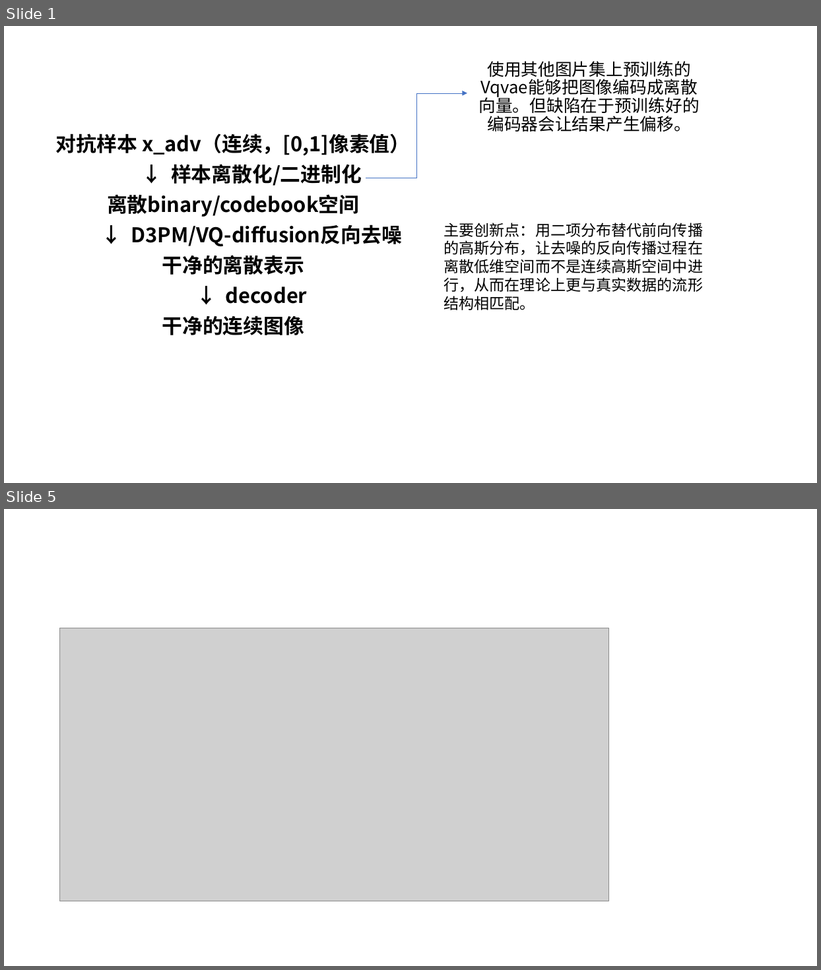
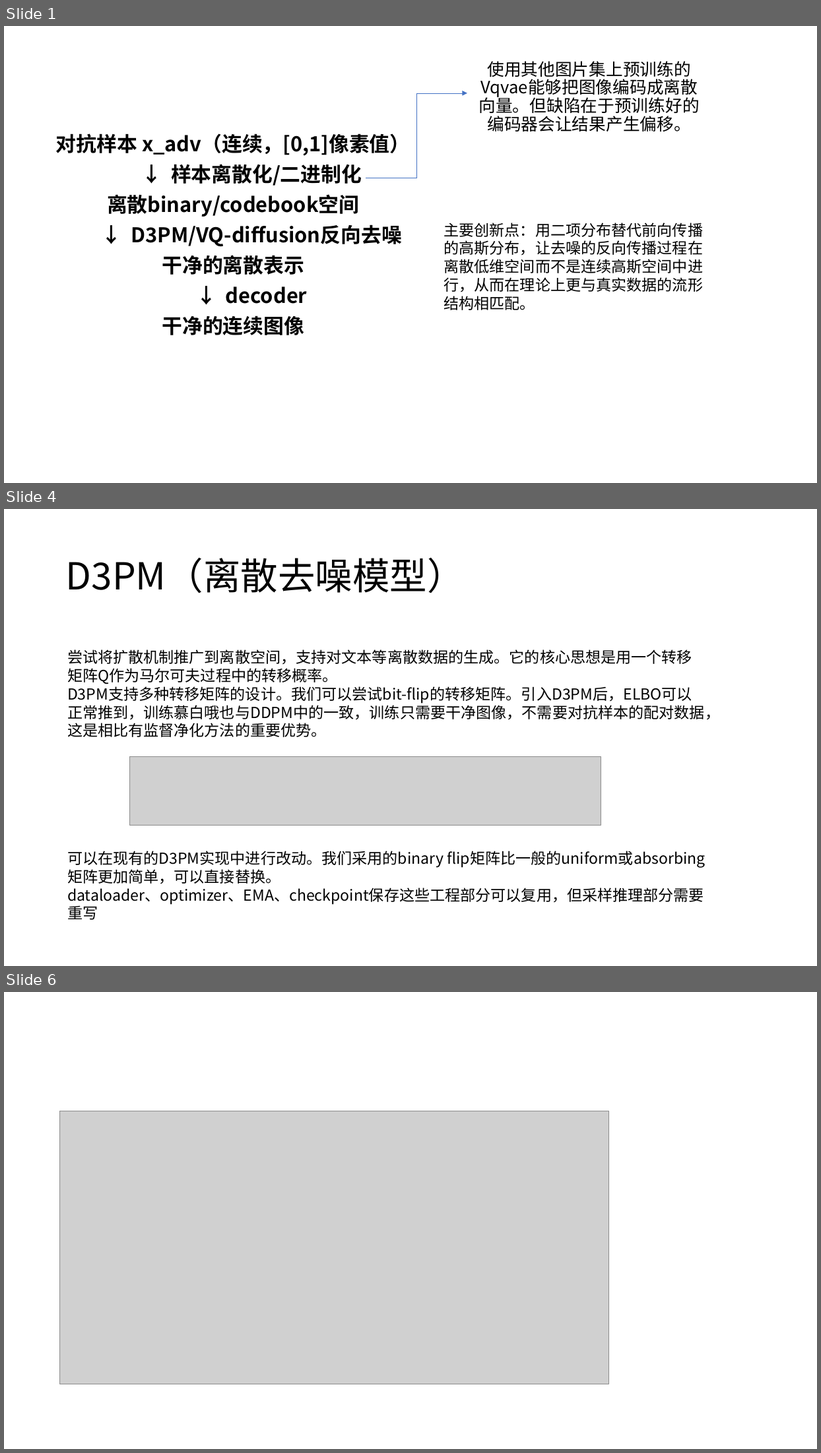
Before and after one commit to lulutianyi/CRIS, a slide deck: CRIS_week14.pptx. Shown one above the other, each under a label of ours: slides 1 and 5 before the commit, slides 1, 4 and 6 after it; the slides between them are not shown. The pictures are 821x970 and 821x1453 pixels, drawn with LibreOffice and Linux fonts; fonts in the diff are those of the drawing; grey boxes stand for pictures. Boxes give left, top, right and bottom in pixels: in the first picture for what was removed or moved away, otherwise in the second. Text is boxed around its words. In the diff, an @@ line names an element or a change of style, - is before the commit and + after.

```diff
--- a/CRIS_week14.pptx
+++ b/CRIS_week14.pptx
@@ slide 4 added at box(4, 509, 817, 966), background #FFFFFF @@
@@ title added at box(66, 558, 465, 593), 44 pt, text #000000 @@
+D3PM（离散去噪模型）
@@ text added at box(67, 650, 720, 920), 18 pt, text #000000 @@
+尝试将扩散机制推广到离散空间，支持对文本等离散数据的生成。它的核心思想是用一个转移矩阵Q作为马尔可夫过程中的转移概率。
+D3PM支持多种转移矩阵的设计。我们可以尝试bit-flip的转移矩阵。引入D3PM后，ELBO可以正常推到，训练慕白哦也与DDPM中的一致，训练只需要干净图像，不需要对抗样本的配对数据，这是相比有监督净化方法的重要优势。
+可以在现有的D3PM实现中进行改动。我们采用的binary flip矩阵比一般的uniform或absorbing矩阵更加简单，可以直接替换。
+dataloader、optimizer、EMA、checkpoint保存这些工程部分可以复用，但采样推理部分需要重写
@@ picture added at box(129, 757, 601, 826) @@
@@ what was slide 5 is now slide 6 @@
```
Also in this commit, not shown: 2 slides changed, 1 other slide added, 1 slide removed, 1 other file.
